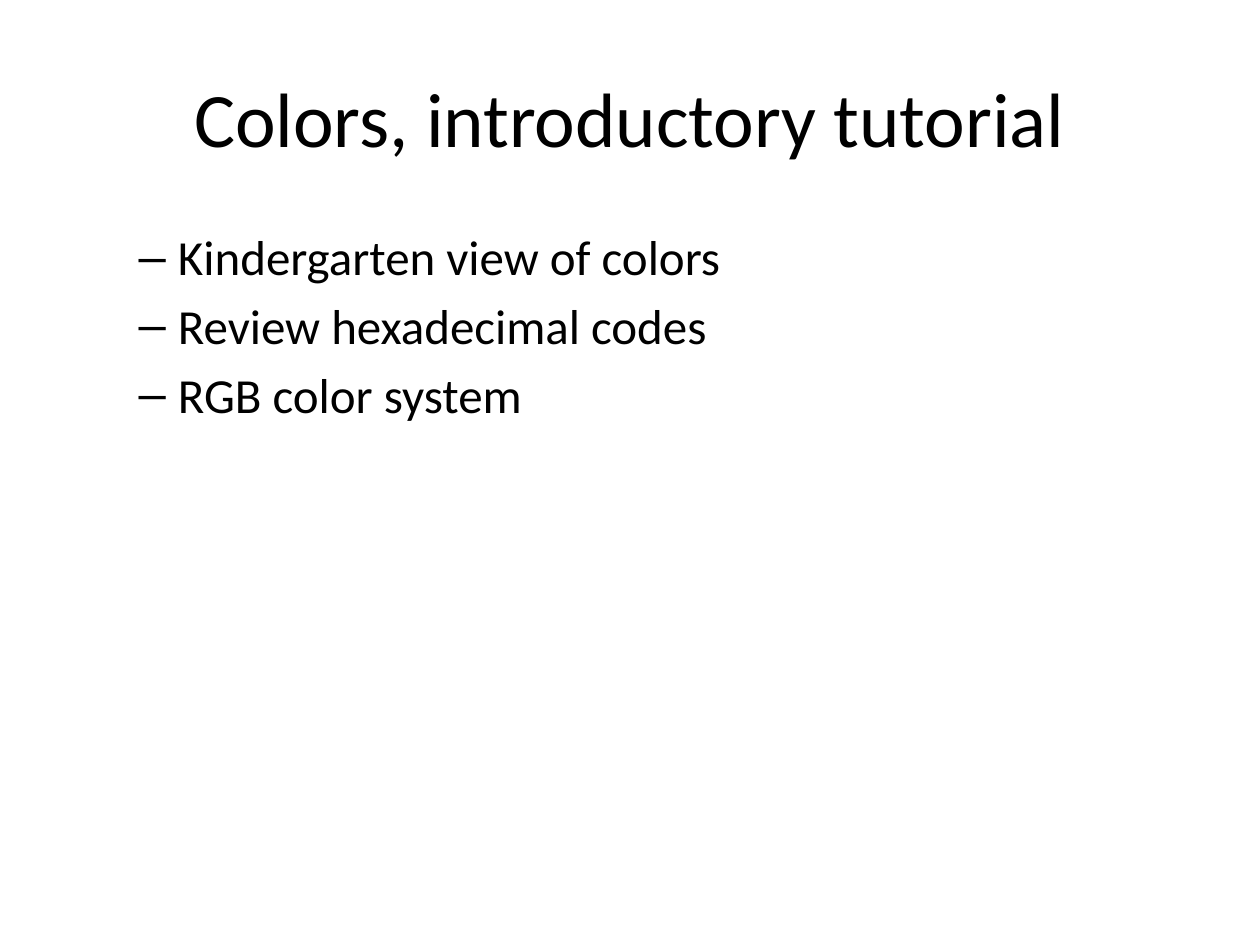
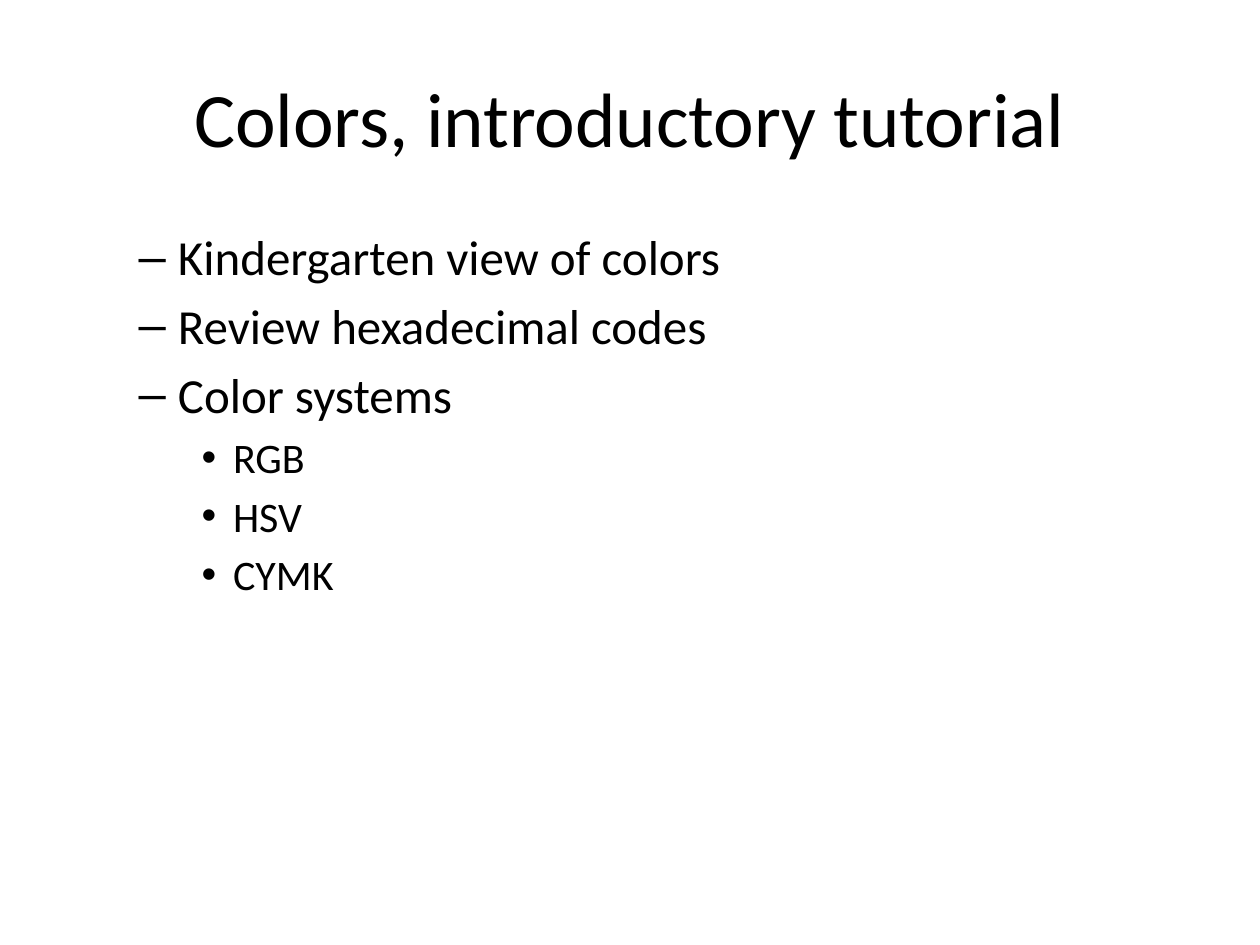
Before and after one commit to pmean/data-visualization, a slide deck: slide 2 of data-viz-02/component/tutorial-colors.pptx. Drawn at 1260x945 pixels with LibreOffice and Linux fonts; fonts in the diff are those of the drawing. Boxes give left, top, right and bottom in pixels: in the first picture for what was removed or moved away, otherwise in the second. Text is boxed around its words. In the diff, an @@ line names an element or a change of style, - is before the commit and + after.

```diff
--- a/data-viz-02/component/tutorial-colors.pptx
+++ b/data-viz-02/component/tutorial-colors.pptx
@@ text at bbox=[178, 379, 452, 591]: text changed @@
-  – RGB color system
+  – Color systems
+    • RGB
+    • HSV
+    • CYMK
```
Also in this commit, not shown: 6 other slides changed, 9 slides added, 25 other files.
